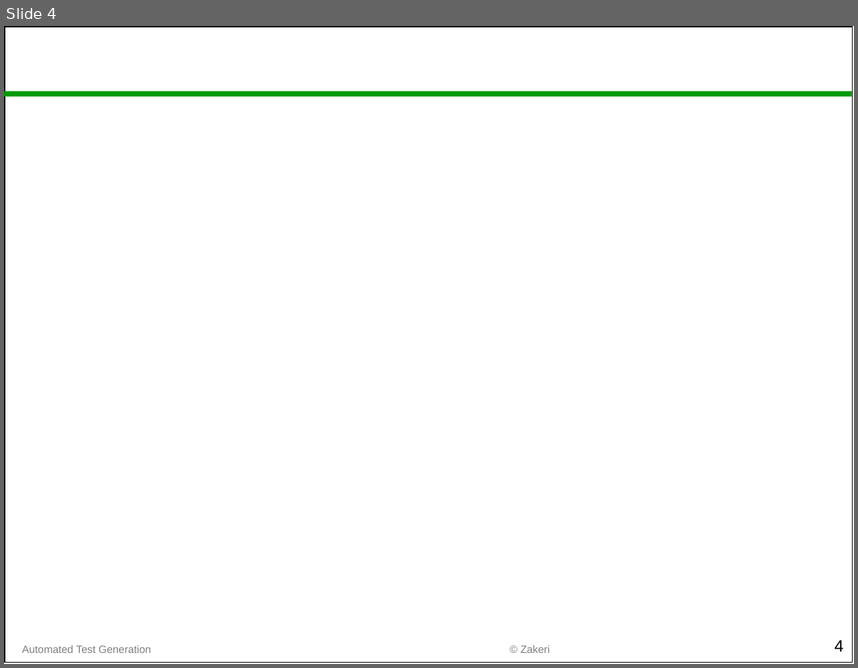
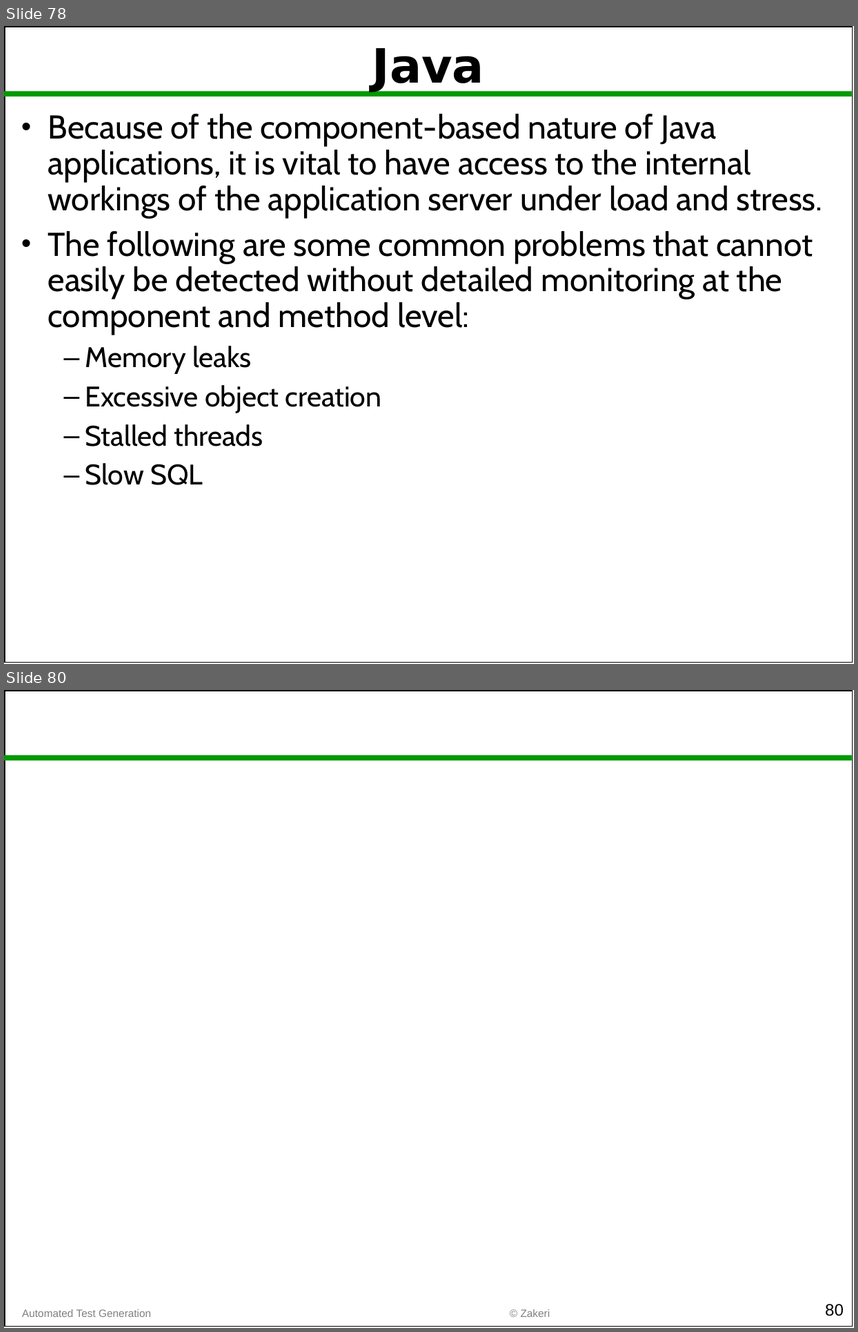
Before and after one commit to m-zakeri/SoftwareTesting, a slide deck: lectures/Lec12_performance_testing.pptx. Shown one above the other, each under a label of ours: slide 4 before the commit, slides 78 and 80 after it; the slides between them are not shown. The pictures are 858x668 and 858x1332 pixels, drawn with LibreOffice and Linux fonts; fonts in the diff are those of the drawing. Boxes give left, top, right and bottom in pixels: in the first picture for what was removed or moved away, otherwise in the second. Text is boxed around its words. In the diff, an @@ line names an element or a change of style, - is before the commit and + after.

```diff
--- a/lectures/Lec12_performance_testing.pptx
+++ b/lectures/Lec12_performance_testing.pptx
@@ slide 78 added at (4, 26, 854, 664), background #FFFFFF; not listed: 2 template elements that a slide beside it also shows @@
@@ title added at (372, 48, 484, 93), 40 pt, text #000000, bold @@
+Java
@@ text added at (48, 114, 823, 485), 28 pt, text #000000 @@
+• Because of the component-based nature of Java applications, it is vital to have access to the internal workings of the application server under load and stress.
+• The following are some common problems that cannot easily be detected without detailed monitoring at the component and method level:
+  – Memory leaks
+  – Excessive object creation
+  – Stalled threads
+  – Slow SQL
@@ what was slide 4 is now slide 80 @@
@@ page number at (825, 1303, 844, 1316): text changed @@
-4
+80
```
Also in this commit, not shown: 77 other slides added, 2 slides removed, 45 other files.
